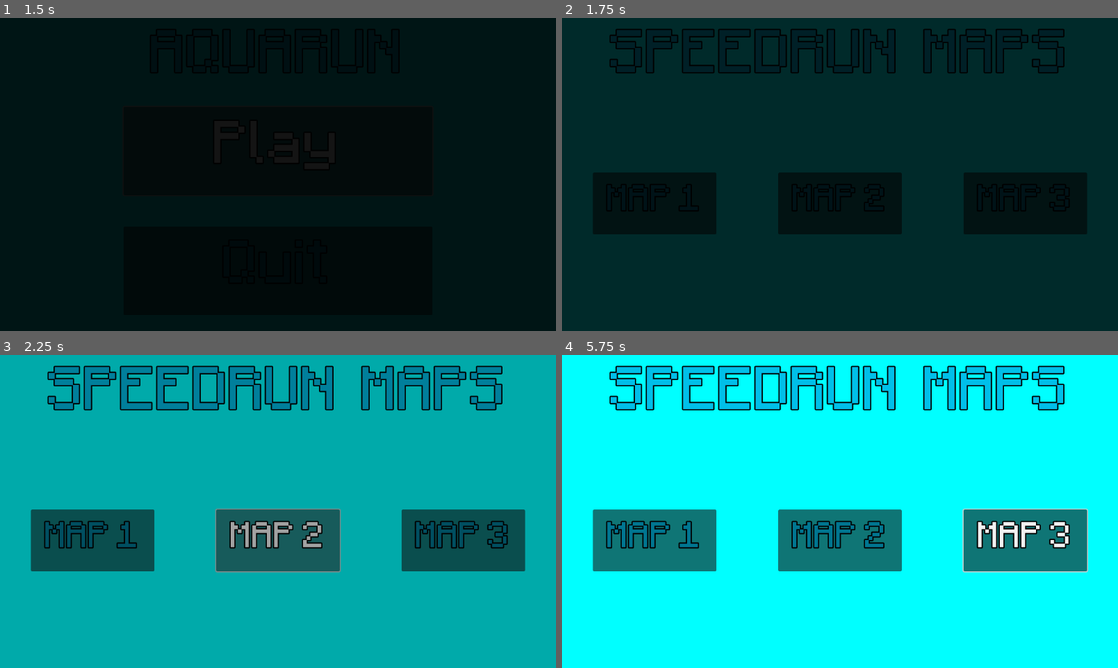
Above: before the commit, frames 1-4 (two rows, left to right).
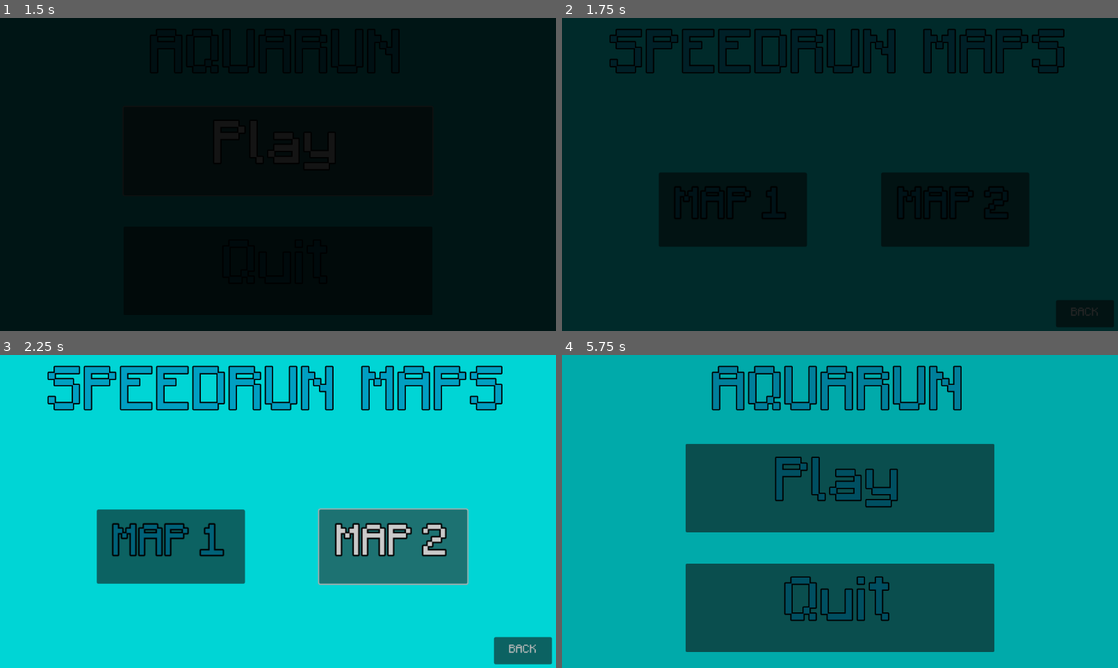
Above: after the commit, the same moments.

Repository: johntheman54321/Pixel-Game-Jam-2024
Game: Godot game, scene res://Scenes/main_menu/main_menu.tscn
Two runs of this game, one before a commit and one after it. Both use one fixed random seed, a clock stepped at 60 frames per second and the inputs below. The engine's default icon, where the game draws it, is replaced by a stand-in: a white triangle on a blue panel in a dark square.
Inputs (mouse positions are in pixels of both pictures, inside the frame that each line leads up to):
- Up to frame 1 (1.5 s): click "Play" at 0.5 s; click "Play" at 1.25 s
- Up to frame 2 (1.75 s): no input
- Up to frame 3 (2.25 s): click "MAP 2" at 2 s
- Up to frame 4 (5.75 s): click (1023, 539) at 2.75 s, where only the run before the commit has a clickable "MAP 3"; click (1079, 652) at 3.5 s, where only the run after the commit has a clickable "Restart"; click (600, 652) at 4.25 s, where only the run after the commit has a clickable "Leave"; click (1084, 649) at 5 s, where only the run after the commit has a clickable "BACK"

Frame 1 is identical in both runs. In frame 2, 2.1% of the frame differs, in the area x 7-97%, y 52-96%; in frame 3, 95%; in frame 4, 99%, in the area x 0-100%, y 0-100%.

Commit message:
Finished Game

Diff:
--- /dev/null
+++ b/Deathscreen.gd
@@ -0,0 +1,5 @@
+extends Node2D
+
+
+func _on_button_pressed():
+	get_tree().change_scene_to_file("res://Scenes/map_selection/map_selection.tscn")
--- a/Scenes/Maps/Map 1/map_1.tscn
+++ b/Scenes/Maps/Map 1/map_1.tscn
@@ -7,6 +7,7 @@
 [ext_resource type="Texture2D" uid="uid://djqgyq21w67as" path="res://Sprites/Tilemap/Underwater Block 32x32.png" id="4_bqh6k"]
 [ext_resource type="Script" path="res://Scenes/Maps/Timer.gd" id="5_ajvbk"]
 [ext_resource type="Texture2D" uid="uid://ceofif7c4vf5q" path="res://Sprites/UI/Countdwon Aquarun.png" id="5_d6exy"]
+[ext_resource type="FontFile" uid="uid://b2ujavy03cxpx" path="res://Fonts/Minecraftia-Regular.ttf" id="6_282hr"]
 [ext_resource type="Texture2D" uid="uid://4b2qo47kyl2c" path="res://Sprites/UI/Speed Trash.png" id="7_v64r8"]
 [ext_resource type="PackedScene" uid="uid://b8gw3jsqskbb2" path="res://Scenes/underwater/Speed Boost/speed_boost.tscn" id="8_svaa4"]
 [ext_resource type="PackedScene" uid="uid://cg8qb6dowpdb8" path="res://Scenes/underwater/oxygenpockets/oxygenpocket.tscn" id="10_5t2d8"]
@@ -203,6 +204,7 @@
 slide_on_ceiling = false
 floor_block_on_wall = false
 initial_pos = Vector2(200, -50)
+camera_zoom = Vector2(1, 1)
 
 [node name="Submarine" parent="." node_paths=PackedStringArray("player") instance=ExtResource("2_fb5di")]
 position = Vector2(10304, 624)
@@ -227,12 +229,13 @@
 color = Color(0, 0, 0, 1)
 
 [node name="Label" type="Label" parent="CanvasLayer"]
-offset_left = 968.0
-offset_right = 1152.0
-offset_bottom = 65.0
+offset_left = 941.0
+offset_right = 1149.0
+offset_bottom = 78.0
 theme_override_colors/font_color = Color(0, 0, 0, 1)
 theme_override_colors/font_outline_color = Color(1, 1, 1, 1)
 theme_override_constants/outline_size = 10
+theme_override_fonts/font = ExtResource("6_282hr")
 theme_override_font_sizes/font_size = 40
 text = "00:00:00"
 
@@ -249,7 +252,16 @@
 offset_top = 591.0
 offset_right = 1142.0
 offset_bottom = 639.0
+theme_override_fonts/font = ExtResource("6_282hr")
 text = "Restart"
+
+[node name="Leave" type="Button" parent="CanvasLayer"]
+offset_left = 15.0
+offset_top = 589.0
+offset_right = 151.0
+offset_bottom = 637.0
+theme_override_fonts/font = ExtResource("6_282hr")
+text = "Leave"
 
 [node name="SpeedTimer" type="Sprite2D" parent="CanvasLayer"]
 texture_filter = 1
@@ -276,6 +288,15 @@
 value = 100.0
 show_percentage = false
 
+[node name="Label" type="Label" parent="CanvasLayer/oxygenLevel"]
+layout_mode = 0
+offset_right = 465.0
+offset_bottom = 40.0
+theme_override_fonts/font = ExtResource("6_282hr")
+text = "OxygenBar"
+horizontal_alignment = 1
+vertical_alignment = 1
+
 [node name="AnimationPlayer" type="AnimationPlayer" parent="."]
 reset_on_save = false
 libraries = {
@@ -357,9 +378,38 @@
 scale = Vector2(0.8, 0.8)
 
 [node name="oxygenpocket3" parent="objects/oxygenpockets" instance=ExtResource("10_5t2d8")]
-position = Vector2(8447, -47)
-scale = Vector2(0.8, 0.8)
+position = Vector2(7583, 79)
+scale = Vector2(0.6, 0.6)
+
+[node name="oxygenpocket4" parent="objects/oxygenpockets" instance=ExtResource("10_5t2d8")]
+position = Vector2(9208, 945)
+scale = Vector2(0.6, 0.6)
+
+[node name="oxygenpocket5" parent="objects/oxygenpockets" instance=ExtResource("10_5t2d8")]
+position = Vector2(10808, 1241)
+scale = Vector2(0.6, 0.6)
+
+[node name="oxygenpocket6" parent="objects/oxygenpockets" instance=ExtResource("10_5t2d8")]
+position = Vector2(11496, 161)
+scale = Vector2(0.6, 0.6)
+
+[node name="oxygenpocket7" parent="objects/oxygenpockets" instance=ExtResource("10_5t2d8")]
+position = Vector2(9792, -395)
+scale = Vector2(0.6, 0.6)
+
+[node name="oxygenpocket8" parent="objects/oxygenpockets" instance=ExtResource("10_5t2d8")]
+position = Vector2(9774, 983)
+scale = Vector2(0.6, 0.6)
+
+[node name="oxygenpocket9" parent="objects/oxygenpockets" instance=ExtResource("10_5t2d8")]
+position = Vector2(10699, -78)
+scale = Vector2(0.6, 0.6)
+
+[node name="oxygenpocket10" parent="objects/oxygenpockets" instance=ExtResource("10_5t2d8")]
+position = Vector2(10759, 141)
+scale = Vector2(0.6, 0.6)
 
 [connection signal="pressed" from="CanvasLayer/Button" to="." method="_on_button_pressed"]
+[connection signal="pressed" from="CanvasLayer/Leave" to="." method="_on_button_2_pressed"]
 [connection signal="timeout" from="Timer" to="Timer" method="_on_timeout"]
 [connection signal="timeout" from="objects/speedboosts/speedtimer" to="." method="_on_speedtimer_timeout"]
--- a/Scenes/Maps/Map 2/map2.tscn
+++ b/Scenes/Maps/Map 2/map_2.tscn
@@ -1,18 +1,29 @@
-[gd_scene load_steps=28 format=3 uid="uid://ep6gvg5gru8h"]
-
-[ext_resource type="Script" path="res://Scenes/Maps/map_script.gd" id="1_jv55c"]
-[ext_resource type="AudioStream" uid="uid://dmi162xl4ln4h" path="res://SFX/start-13691.mp3" id="2_wuaub"]
-[ext_resource type="PackedScene" uid="uid://bls54l12a8eaj" path="res://Scenes/Player/player.tscn" id="3_vrj1y"]
-[ext_resource type="PackedScene" uid="uid://bm2200vbxn7gg" path="res://Scenes/underwater/submarine/submarine.tscn" id="4_ly1mx"]
-[ext_resource type="Texture2D" uid="uid://djqgyq21w67as" path="res://Sprites/Tilemap/Underwater Block 32x32.png" id="5_ihqm8"]
-[ext_resource type="Texture2D" uid="uid://ceofif7c4vf5q" path="res://Sprites/UI/Countdwon Aquarun.png" id="6_0qmpc"]
-[ext_resource type="Texture2D" uid="uid://4b2qo47kyl2c" path="res://Sprites/UI/Speed Trash.png" id="7_50qqr"]
-[ext_resource type="Script" path="res://Scenes/Maps/Timer.gd" id="8_uqx6q"]
-[ext_resource type="PackedScene" uid="uid://b8gw3jsqskbb2" path="res://Scenes/underwater/Speed Boost/speed_boost.tscn" id="9_ic5lw"]
-[ext_resource type="PackedScene" uid="uid://cg8qb6dowpdb8" path="res://Scenes/underwater/oxygenpockets/oxygenpocket.tscn" id="10_k3wqu"]
+[gd_scene load_steps=31 format=3 uid="uid://ep6gvg5gru8h"]
+
+[ext_resource type="Script" path="res://Scenes/Maps/map_script.gd" id="1_0cv4c"]
+[ext_resource type="AudioStream" uid="uid://dmi162xl4ln4h" path="res://SFX/start-13691.mp3" id="2_7qoyw"]
+[ext_resource type="PackedScene" uid="uid://bls54l12a8eaj" path="res://Scenes/Player/player.tscn" id="3_i6eo1"]
+[ext_resource type="PackedScene" uid="uid://bm2200vbxn7gg" path="res://Scenes/underwater/submarine/submarine.tscn" id="4_j6wtn"]
+[ext_resource type="Texture2D" uid="uid://djqgyq21w67as" path="res://Sprites/Tilemap/Underwater Block 32x32.png" id="5_w5i3g"]
+[ext_resource type="FontFile" uid="uid://b2ujavy03cxpx" path="res://Fonts/Minecraftia-Regular.ttf" id="6_4vgxu"]
+[ext_resource type="Texture2D" uid="uid://ceofif7c4vf5q" path="res://Sprites/UI/Countdwon Aquarun.png" id="6_oaero"]
+[ext_resource type="Texture2D" uid="uid://4b2qo47kyl2c" path="res://Sprites/UI/Speed Trash.png" id="7_tmvbw"]
+[ext_resource type="Script" path="res://Scenes/Maps/Timer.gd" id="8_lrlwx"]
+[ext_resource type="PackedScene" uid="uid://b8gw3jsqskbb2" path="res://Scenes/underwater/Speed Boost/speed_boost.tscn" id="9_4lakx"]
+[ext_resource type="PackedScene" uid="uid://cg8qb6dowpdb8" path="res://Scenes/underwater/oxygenpockets/oxygenpocket.tscn" id="10_4lloc"]
+
+[sub_resource type="Gradient" id="Gradient_sy6b8"]
+offsets = PackedFloat32Array(0.0974026, 1)
+colors = PackedColorArray(1, 1, 1, 1, 0, 0, 0, 1)
+
+[sub_resource type="GradientTexture2D" id="GradientTexture2D_2y6ng"]
+gradient = SubResource("Gradient_sy6b8")
+fill = 1
+fill_from = Vector2(0.509174, 0.522936)
+fill_to = Vector2(0.155963, 0.821101)
 
 [sub_resource type="TileSetAtlasSource" id="TileSetAtlasSource_i6tnc"]
-texture = ExtResource("5_ihqm8")
+texture = ExtResource("5_w5i3g")
 texture_region_size = Vector2i(32, 32)
 0:0/0 = 0
 0:0/0/physics_layer_0/linear_velocity = Vector2(0, 0)
@@ -185,35 +196,55 @@
 }
 
 [node name="Map 2" type="Node2D" node_paths=PackedStringArray("player", "score_timer", "animation_player")]
-script = ExtResource("1_jv55c")
+script = ExtResource("1_0cv4c")
 player = NodePath("Player")
 score_timer = NodePath("Timer")
 animation_player = NodePath("AnimationPlayer")
 current_map = 2
 
+[node name="ColorRect" type="ColorRect" parent="."]
+offset_left = -754.0
+offset_top = -4957.0
+offset_right = 13077.0
+offset_bottom = 1808.0
+color = Color(0, 1, 1, 1)
+
 [node name="SFX" type="Node2D" parent="."]
 
 [node name="start" type="AudioStreamPlayer" parent="SFX"]
-stream = ExtResource("2_wuaub")
+stream = ExtResource("2_7qoyw")
 pitch_scale = 0.38
 
-[node name="Player" parent="." node_paths=PackedStringArray("playerTimer") instance=ExtResource("3_vrj1y")]
+[node name="Player" parent="." instance=ExtResource("3_i6eo1")]
 position = Vector2(200, -50)
 scale = Vector2(4, 4)
 slide_on_ceiling = false
 floor_block_on_wall = false
 initial_pos = Vector2(200, -50)
-playerTimer = NodePath("")
-
-[node name="Submarine" parent="." node_paths=PackedStringArray("player") instance=ExtResource("4_ly1mx")]
+camera_zoom = Vector2(0.7, 0.7)
+
+[node name="PointLight2D" type="PointLight2D" parent="Player"]
+scale = Vector2(2.168, 2)
+color = Color(1, 1, 0, 1)
+energy = 0.7
+texture = SubResource("GradientTexture2D_2y6ng")
+
+[node name="Submarine" parent="." node_paths=PackedStringArray("player") instance=ExtResource("4_j6wtn")]
 position = Vector2(10304, 624)
 scale = Vector2(6, 6)
-player = NodePath("")
+player = NodePath("../Player")
 
 [node name="TileMap" type="TileMap" parent="."]
 tile_set = SubResource("TileSet_1n35w")
 format = 2
 layer_0/tile_data = PackedInt32Array(65538, 0, 0, 131074, 0, 0, 196610, 0, 0, 262146, 0, 0, 327682, 0, 0, 393218, 0, 0, …(61898 unchanged characters)…
+
+[node name="Button" type="Button" parent="."]
+offset_left = 2012.0
+offset_top = 1182.0
+offset_right = 2148.0
+offset_bottom = 1230.0
+text = "Restart"
 
 [node name="CanvasLayer" type="CanvasLayer" parent="."]
 
@@ -228,12 +259,13 @@
 color = Color(0, 0, 0, 1)
 
 [node name="Label" type="Label" parent="CanvasLayer"]
-offset_left = 968.0
-offset_right = 1152.0
-offset_bottom = 65.0
+offset_left = 935.0
+offset_right = 1143.0
+offset_bottom = 78.0
 theme_override_colors/font_color = Color(0, 0, 0, 1)
 theme_override_colors/font_outline_color = Color(1, 1, 1, 1)
 theme_override_constants/outline_size = 10
+theme_override_fonts/font = ExtResource("6_4vgxu")
 theme_override_font_sizes/font_size = 40
 text = "00:00:00"
 
@@ -250,13 +282,22 @@
 offset_top = 591.0
 offset_right = 1142.0
 offset_bottom = 639.0
+theme_override_fonts/font = ExtResource("6_4vgxu")
 text = "Restart"
+
+[node name="Leave" type="Button" parent="CanvasLayer"]
+offset_left = 15.0
+offset_top = 589.0
+offset_right = 151.0
+offset_bottom = 637.0
+theme_override_fonts/font = ExtResource("6_4vgxu")
+text = "Leave"
 
 [node name="SpeedTimer" type="Sprite2D" parent="CanvasLayer"]
 texture_filter = 1
 position = Vector2(40, 40)
 scale = Vector2(4, 3.79412)
-texture = ExtResource("7_50qqr")
+texture = ExtResource("7_tmvbw")
 
 [node name="ProgressBar" type="ProgressBar" parent="CanvasLayer/SpeedTimer"]
 offset_left = -8.0
@@ -277,6 +318,16 @@
 value = 100.0
 show_percentage = false
 
+[node name="Label" type="Label" parent="CanvasLayer/oxygenLevel"]
+layout_mode = 0
+offset_left = -33.0
+offset_right = 432.0
+offset_bottom = 40.0
+theme_override_fonts/font = ExtResource("6_4vgxu")
+text = "OxygenBar"
+horizontal_alignment = 1
+vertical_alignment = 1
+
 [node name="AnimationPlayer" type="AnimationPlayer" parent="."]
 reset_on_save = false
 libraries = {
@@ -296,15 +347,157 @@
 wait_time = 5.0
 one_shot = true
 
-[node name="Speed boost" parent="objects/speedboosts" instance=ExtResource("9_ic5lw")]
-position = Vector2(896, 208)
+[node name="Speed boost" parent="objects/speedboosts" instance=ExtResource("9_4lakx")]
+position = Vector2(803, -472)
+scale = Vector2(0.3, 0.3)
+
+[node name="Speed boost2" parent="objects/speedboosts" instance=ExtResource("9_4lakx")]
+position = Vector2(920, -964)
+scale = Vector2(0.3, 0.3)
+
+[node name="Speed boost3" parent="objects/speedboosts" instance=ExtResource("9_4lakx")]
+position = Vector2(794, -1418)
+scale = Vector2(0.3, 0.3)
+
+[node name="Speed boost4" parent="objects/speedboosts" instance=ExtResource("9_4lakx")]
+position = Vector2(1591, -1437)
+scale = Vector2(0.3, 0.3)
+
+[node name="Speed boost5" parent="objects/speedboosts" instance=ExtResource("9_4lakx")]
+position = Vector2(2456, -1689)
+scale = Vector2(0.3, 0.3)
+
+[node name="Speed boost6" parent="objects/speedboosts" instance=ExtResource("9_4lakx")]
+position = Vector2(2283, -934)
+scale = Vector2(0.3, 0.3)
+
+[node name="Speed boost7" parent="objects/speedboosts" instance=ExtResource("9_4lakx")]
+position = Vector2(3530, -1869)
+scale = Vector2(0.3, 0.3)
+
+[node name="Speed boost8" parent="objects/speedboosts" instance=ExtResource("9_4lakx")]
+position = Vector2(4273, -1940)
+scale = Vector2(0.3, 0.3)
+
+[node name="Speed boost9" parent="objects/speedboosts" instance=ExtResource("9_4lakx")]
+position = Vector2(5810, -2712)
+scale = Vector2(0.3, 0.3)
+
+[node name="Speed boost10" parent="objects/speedboosts" instance=ExtResource("9_4lakx")]
+position = Vector2(6979, -3302)
+scale = Vector2(0.3, 0.3)
+
+[node name="Speed boost11" parent="objects/speedboosts" instance=ExtResource("9_4lakx")]
+position = Vector2(7508, -2178)
+scale = Vector2(0.3, 0.3)
+
+[node name="Speed boost12" parent="objects/speedboosts" instance=ExtResource("9_4lakx")]
+position = Vector2(8632, -1281)
+scale = Vector2(0.3, 0.3)
+
+[node name="Speed boost13" parent="objects/speedboosts" instance=ExtResource("9_4lakx")]
+position = Vector2(9781, -1281)
+scale = Vector2(0.3, 0.3)
+
+[node name="Speed boost14" parent="objects/speedboosts" instance=ExtResource("9_4lakx")]
+position = Vector2(11016, -1160)
+scale = Vector2(0.3, 0.3)
+
+[node name="Speed boost15" parent="objects/speedboosts" instance=ExtResource("9_4lakx")]
+position = Vector2(11369, -918)
+scale = Vector2(0.3, 0.3)
+
+[node name="Speed boost16" parent="objects/speedboosts" instance=ExtResource("9_4lakx")]
+position = Vector2(10200, -646)
+scale = Vector2(0.3, 0.3)
+
+[node name="Speed boost17" parent="objects/speedboosts" instance=ExtResource("9_4lakx")]
+position = Vector2(11888, -247)
+scale = Vector2(0.3, 0.3)
+
+[node name="Speed boost18" parent="objects/speedboosts" instance=ExtResource("9_4lakx")]
+position = Vector2(11999, 816)
+scale = Vector2(0.3, 0.3)
+
+[node name="Speed boost19" parent="objects/speedboosts" instance=ExtResource("9_4lakx")]
+position = Vector2(10527, 1028)
+scale = Vector2(0.3, 0.3)
+
+[node name="Speed boost20" parent="objects/speedboosts" instance=ExtResource("9_4lakx")]
+position = Vector2(9857, 756)
 scale = Vector2(0.3, 0.3)
 
 [node name="oxygenpockets" type="Node2D" parent="objects"]
 
-[node name="oxygenpocket" parent="objects/oxygenpockets" instance=ExtResource("10_k3wqu")]
-position = Vector2(217, 442)
-
+[node name="oxygenpocket" parent="objects/oxygenpockets" instance=ExtResource("10_4lloc")]
+position = Vector2(1122, -851)
+scale = Vector2(0.7, 0.7)
+
+[node name="oxygenpocket2" parent="objects/oxygenpockets" instance=ExtResource("10_4lloc")]
+position = Vector2(1368, -1432)
+scale = Vector2(0.7, 0.7)
+
+[node name="oxygenpocket3" parent="objects/oxygenpockets" instance=ExtResource("10_4lloc")]
+position = Vector2(2389, -1229)
+scale = Vector2(0.7, 0.7)
+
+[node name="oxygenpocket4" parent="objects/oxygenpockets" instance=ExtResource("10_4lloc")]
+position = Vector2(3046, -1954)
+scale = Vector2(0.7, 0.7)
+
+[node name="oxygenpocket5" parent="objects/oxygenpockets" instance=ExtResource("10_4lloc")]
+position = Vector2(2769, -1117)
+scale = Vector2(0.7, 0.7)
+
+[node name="oxygenpocket6" parent="objects/oxygenpockets" instance=ExtResource("10_4lloc")]
+position = Vector2(4173, -1437)
+scale = Vector2(0.7, 0.7)
+
+[node name="oxygenpocket7" parent="objects/oxygenpockets" instance=ExtResource("10_4lloc")]
+position = Vector2(5081, -2056)
+scale = Vector2(0.7, 0.7)
+
+[node name="oxygenpocket8" parent="objects/oxygenpockets" instance=ExtResource("10_4lloc")]
+position = Vector2(6544, -3540)
+scale = Vector2(0.7, 0.7)
+
+[node name="oxygenpocket9" parent="objects/oxygenpockets" instance=ExtResource("10_4lloc")]
+position = Vector2(8007, -1639)
+scale = Vector2(0.7, 0.7)
+
+[node name="oxygenpocket10" parent="objects/oxygenpockets" instance=ExtResource("10_4lloc")]
+position = Vector2(10041, -1292)
+scale = Vector2(0.7, 0.7)
+
+[node name="oxygenpocket11" parent="objects/oxygenpockets" instance=ExtResource("10_4lloc")]
+position = Vector2(11648, -966)
+scale = Vector2(0.7, 0.7)
+
+[node name="oxygenpocket12" parent="objects/oxygenpockets" instance=ExtResource("10_4lloc")]
+position = Vector2(11296, -550)
+scale = Vector2(0.7, 0.7)
+
+[node name="oxygenpocket13" parent="objects/oxygenpockets" instance=ExtResource("10_4lloc")]
+position = Vector2(11595, -48)
+scale = Vector2(0.7, 0.7)
+
+[node name="oxygenpocket14" parent="objects/oxygenpockets" instance=ExtResource("10_4lloc")]
+position = Vector2(12145, 790)
+scale = Vector2(0.7, 0.7)
+
+[node name="oxygenpocket15" parent="objects/oxygenpockets" instance=ExtResource("10_4lloc")]
+position = Vector2(10762, 1036)
+scale = Vector2(0.7, 0.7)
+
+[node name="oxygenpocket16" parent="objects/oxygenpockets" instance=ExtResource("10_4lloc")]
+position = Vector2(13510, 710)
+scale = Vector2(0.7, 0.7)
+
+[node name="CanvasModulate" type="CanvasModulate" parent="."]
+color = Color(0.0475577, 0.0475576, 0.0475576, 1)
+
+[connection signal="pressed" from="Button" to="." method="_on_button_pressed"]
 [connection signal="pressed" from="CanvasLayer/Button" to="." method="_on_button_pressed"]
+[connection signal="pressed" from="CanvasLayer/Leave" to="." method="_on_button_2_pressed"]
 [connection signal="timeout" from="Timer" to="Timer" method="_on_timeout"]
 [connection signal="timeout" from="objects/speedboosts/speedtimer" to="." method="_on_speedtimer_timeout"]
--- a/Scenes/Maps/map_script.gd
+++ b/Scenes/Maps/map_script.gd
@@ -28,3 +28,7 @@
 
 func _on_speedtimer_timeout():
 	player.speed = 400
+
+
+func _on_button_2_pressed():
+	get_tree().change_scene_to_file("res://Scenes/map_selection/map_selection.tscn")
--- a/Scenes/Player/Player.gd
+++ b/Scenes/Player/Player.gd
@@ -9,11 +9,13 @@
 @export var player_spawn = false
 @export var initial_pos : Vector2
 @export var playerTimer : Timer
+@export var camera_zoom : Vector2
 var moving = true
 var dir : Vector2
 func _ready():
 	if player_spawn:
 		self.position = initial_pos
+	$Camera2D.zoom = camera_zoom
 
 
 func _physics_process(delta):
@@ -28,13 +30,13 @@
 
 	move_and_slide()
 	if oxygen <= 0:
-		queue_free()
+		get_tree().change_scene_to_file("res://Scenes/deathscreen.tscn")
 
 
 
 func _on_timer_timeout():
 	if player_entered:
-		oxygen += 0.9
+		oxygen += 2
 	else:
 		oxygen -= 0.5
 	if oxygen > 100:
--- /dev/null
+++ b/Scenes/deathscreen.tscn
@@ -0,0 +1,28 @@
+[gd_scene load_steps=3 format=3 uid="uid://cl1oadr58xsk6"]
+
+[ext_resource type="Script" path="res://Deathscreen.gd" id="1_n55tn"]
+[ext_resource type="FontFile" uid="uid://b2ujavy03cxpx" path="res://Fonts/Minecraftia-Regular.ttf" id="2_fs5k5"]
+
+[node name="Deathscreen" type="Node2D"]
+script = ExtResource("1_n55tn")
+
+[node name="Label" type="Label" parent="."]
+offset_left = 216.0
+offset_top = 48.0
+offset_right = 713.0
+offset_bottom = 204.0
+theme_override_colors/font_color = Color(0, 0, 0, 1)
+theme_override_fonts/font = ExtResource("2_fs5k5")
+theme_override_font_sizes/font_size = 100
+text = "Your Dead"
+
+[node name="Button" type="Button" parent="."]
+offset_left = 400.0
+offset_top = 280.0
+offset_right = 688.0
+offset_bottom = 464.0
+theme_override_fonts/font = ExtResource("2_fs5k5")
+theme_override_font_sizes/font_size = 50
+text = "Go Home"
+
+[connection signal="pressed" from="Button" to="." method="_on_button_pressed"]
--- a/Scenes/map_selection/map_selection.gd
+++ b/Scenes/map_selection/map_selection.gd
@@ -14,10 +14,6 @@
 	if Global.map2_highscore != 0:
 		$Control/Map2/Highscore.text = "Highscore
 		" + Global.map2_highscore_text
-	if Global.map3_highscore != 0:
-		$Control/Map3/Highscore.text = "Highscore
-		" + Global.map3_highscore_text
-
 func play_fade_out(map_switch):
 	animation_player.play("Fade Out")
 	await get_tree().create_timer(1).timeout
@@ -31,8 +27,11 @@
 
 
 func _on_map_2_pressed():
-	map_switch = "2"
+	play_fade_out(2)
 
 
-func _on_map_3_pressed():
-	map_switch = "3"
+
+
+
+func _on_back_pressed():
+	get_tree().change_scene_to_file("res://Scenes/main_menu/main_menu.tscn")
--- a/Scenes/map_selection/map_selection.tscn
+++ b/Scenes/map_selection/map_selection.tscn
@@ -77,13 +77,14 @@
 offset_top = 272.0
 offset_right = 1152.0
 offset_bottom = 552.0
+scale = Vector2(1.2, 1.2)
 
 [node name="Map1" type="Button" parent="Control"]
 layout_mode = 0
-offset_left = 64.0
-offset_top = 48.0
-offset_right = 320.0
-offset_bottom = 176.0
+offset_left = 166.667
+offset_top = 40.0
+offset_right = 422.667
+offset_bottom = 168.0
 theme_override_colors/font_color = Color(0, 0.462745, 0.568627, 1)
 theme_override_colors/font_outline_color = Color(0, 0, 0, 1)
 theme_override_constants/outline_size = 10
@@ -97,14 +98,15 @@
 offset_right = 9.0
 offset_bottom = 154.0
 theme_override_colors/font_color = Color(0, 0, 0, 1)
+theme_override_fonts/font = ExtResource("1_ogesc")
 theme_override_font_sizes/font_size = 40
 
 [node name="Map2" type="Button" parent="Control"]
 layout_mode = 0
-offset_left = 448.0
-offset_top = 48.0
-offset_right = 704.0
-offset_bottom = 176.0
+offset_left = 550.667
+offset_top = 40.0
+offset_right = 806.667
+offset_bottom = 168.0
 theme_override_colors/font_color = Color(0, 0.462745, 0.568627, 1)
 theme_override_colors/font_outline_color = Color(0, 0, 0, 1)
 theme_override_constants/outline_size = 10
@@ -118,28 +120,17 @@
 offset_right = 9.0
 offset_bottom = 154.0
 theme_override_colors/font_color = Color(0, 0, 0, 1)
+theme_override_fonts/font = ExtResource("1_ogesc")
 theme_override_font_sizes/font_size = 40
 
-[node name="Map3" type="Button" parent="Control"]
+[node name="Back" type="Button" parent="Control"]
 layout_mode = 0
-offset_left = 832.0
-offset_top = 48.0
-offset_right = 1088.0
-offset_bottom = 176.0
-theme_override_colors/font_color = Color(0, 0.462745, 0.568627, 1)
-theme_override_colors/font_outline_color = Color(0, 0, 0, 1)
-theme_override_constants/outline_size = 10
+offset_left = 853.333
+offset_top = 260.0
+offset_right = 953.333
+offset_bottom = 307.0
 theme_override_fonts/font = ExtResource("1_ogesc")
-theme_override_font_sizes/font_size = 60
-text = "MAP 3"
-
-[node name="Highscore" type="Label" parent="Control/Map3"]
-layout_mode = 0
-offset_top = 128.0
-offset_right = 9.0
-offset_bottom = 154.0
-theme_override_colors/font_color = Color(0, 0, 0, 1)
-theme_override_font_sizes/font_size = 40
+text = "BACK"
 
 [node name="AnimationPlayer" type="AnimationPlayer" parent="."]
 libraries = {
@@ -150,5 +141,4 @@
 [connection signal="pressed" from="Control/Map1" to="." method="_on_map_1_pressed"]
 [connection signal="pressed" from="Control/Map2" to="." method="play_fade_out"]
 [connection signal="pressed" from="Control/Map2" to="." method="_on_map_2_pressed"]
-[connection signal="pressed" from="Control/Map3" to="." method="play_fade_out"]
-[connection signal="pressed" from="Control/Map3" to="." method="_on_map_3_pressed"]
+[connection signal="pressed" from="Control/Back" to="." method="_on_back_pressed"]
--- a/Scenes/underwater/oxygenpockets/oxygenpocket.tscn
+++ b/Scenes/underwater/oxygenpockets/oxygenpocket.tscn
@@ -1,7 +1,7 @@
 [gd_scene load_steps=4 format=3 uid="uid://cg8qb6dowpdb8"]
 
 [ext_resource type="Script" path="res://Scenes/underwater/oxygenpockets/oxygenpocket.gd" id="1_2yv03"]
-[ext_resource type="Texture2D" uid="uid://bhv55rvr4a5gk" path="res://Sprites/icon.svg" id="1_bxr4b"]
+[ext_resource type="Texture2D" uid="uid://dgxkbs0jck3du" path="res://Sprites/Underwater/Air buble auqaman.png" id="2_5keir"]
 
 [sub_resource type="RectangleShape2D" id="RectangleShape2D_4fsqi"]
 size = Vector2(128, 128)
@@ -16,7 +16,9 @@
 
 [node name="Sprite2D" type="Sprite2D" parent="."]
 modulate = Color(0.368627, 0.368627, 0.368627, 0.431373)
-texture = ExtResource("1_bxr4b")
+texture_filter = 1
+scale = Vector2(8, 8)
+texture = ExtResource("2_5keir")
 
 [connection signal="body_entered" from="Area2D" to="." method="_on_area_2d_body_entered"]
 [connection signal="body_exited" from="Area2D" to="." method="_on_area_2d_body_exited"]
--- a/Scenes/underwater/submarine/submarine.gd
+++ b/Scenes/underwater/submarine/submarine.gd
@@ -20,10 +20,6 @@
 			highscore = Global.map2_highscore
 			highscore_text= Global.map2_highscore_text
 			print("map is 2")
-		elif world.current_map == 3:
-			highscore = Global.map3_highscore
-			highscore_text = Global.map3_highscore_text
-			print("map is 3")
 
 		if highscore == 0:
 			highscore = $"../Timer".check_score()[1]
@@ -43,12 +39,8 @@
 			Global.map2_highscore = highscore
 			Global.map2_highscore_text = highscore_text
 			print("map is 2")
-		elif world.current_map == 3:
-			Global.map3_highscore = highscore
-			Global.map3_highscore_text = highscore_text
-			print("map is 3")
 
-		print(Global.map1_highscore)
+
 		world.animation_player.play("EnterSubmarine")
 		player.dir = Vector2(0, 1)
 		await get_tree().create_timer(1.5).timeout
Not shown: 1 places in Scenes/Maps/Map 1/map_1.tscn that only renumber resources
Not shown: 3 places in Scenes/Maps/Map 2/map_2.tscn that only renumber resources
Binary file added: Sprites/Underwater/Air buble auqaman.png
Not shown, added: Sprites/Underwater/Air buble auqaman.png.import
